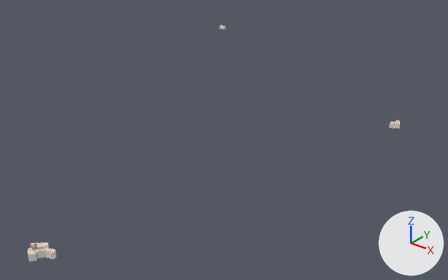
The glTF model data/gb/uk-lite/tiles/11-1985-1675.glb as it was, and as the next commit left it.
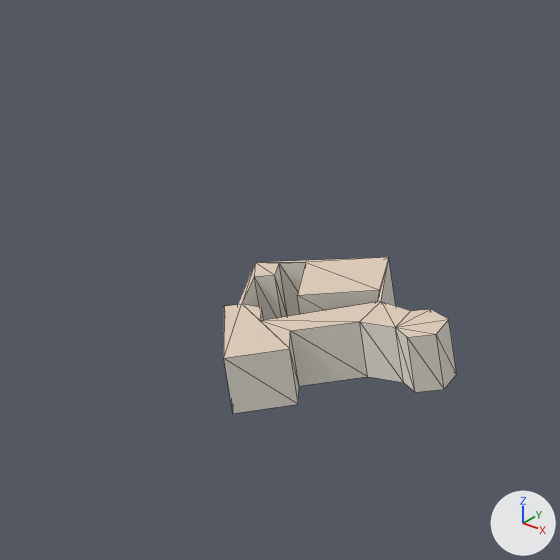
Old and new are each drawn whole from a 50 mm lens placed at (-525.0, 935.0, 672.0), pointed at (-1527.0, 2187.0, -104.0) and again close up on the part from 0% to 15% of the width and 75% to 100% of the height. Arrows for +X, +Y and +Z are at lower right; the lights stay in place. The last two pictures show the newer version. The close-ups show mesh edges as thin lines. Where no turn or scale is listed for an object, it has been applied to the vertices. Vertices at exactly the same position are counted once.

Before the edit, the objects in view are built like this:
```python
me_mesh_0 = bpy.data.meshes.new('Mesh_0')
me_mesh_0.from_pydata(...)  # 76 vertices, 108 faces; spans x -507.0..507.0, y -735.0..735.0, z -13.0..13.0
me_mesh_0.materials.append(mat_named_buildings)
ob_mesh_0 = bpy.data.objects.new('Mesh_0', me_mesh_0)
ob_mesh_0.location = (-1610.0, 2173.1, -24.0)
```
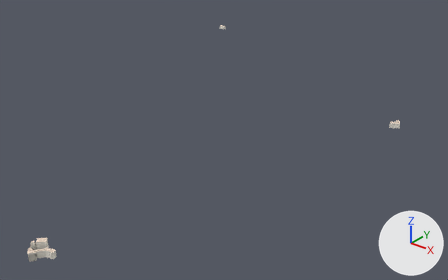
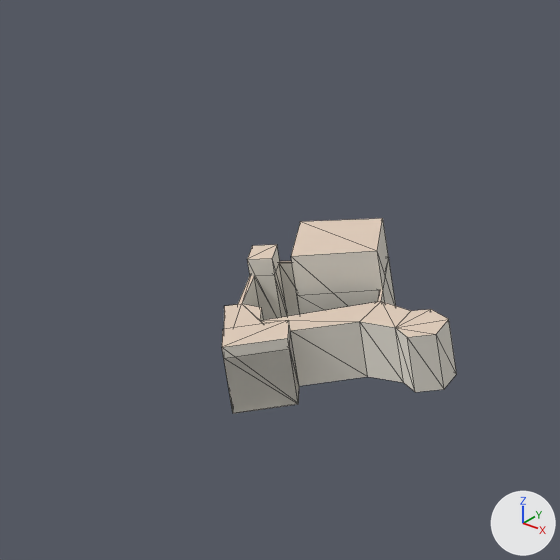
Where the newer file only moved an object's origin or applied its transform, the numbers keep the older frame.

Changed parts and their boxes (x1, y1, x2, y2) in the close-ups (560 x 560 px):
'Mesh_0', reshaped
    before: (224, 257, 457, 413)
    after: (222, 218, 457, 413)
part 1 of me_mesh_0, added
    after: (222, 218, 395, 412)

Diff of the bpy script that builds the scene:
```diff
--- a/data/gb/uk-lite/tiles/11-1985-1675.glb.py
+++ b/data/gb/uk-lite/tiles/11-1985-1675.glb.py
@@ me_mesh_0 @@
 # used by ob_mesh_0; location = (-1610.0, 2173.1, -24.0)
-me_mesh_0.from_pydata(...)  # 76 vertices, 108 faces; spans x -507.0..507.0, y -735.0..735.0, z -13.0..13.0
+me_mesh_0.from_pydata(...)  # 98 vertices, 138 faces; spans x -507.0..507.0, y -735.0..735.0, z -13.0..23.0
+# me_mesh_0 part 1
+# 22 vertices are added at x 198.0..233.0, y -735.0..-688.0, z -3.0..23.0
+# 30 new faces join them
 me_mesh_0.materials.append(mat_named_buildings)
```
